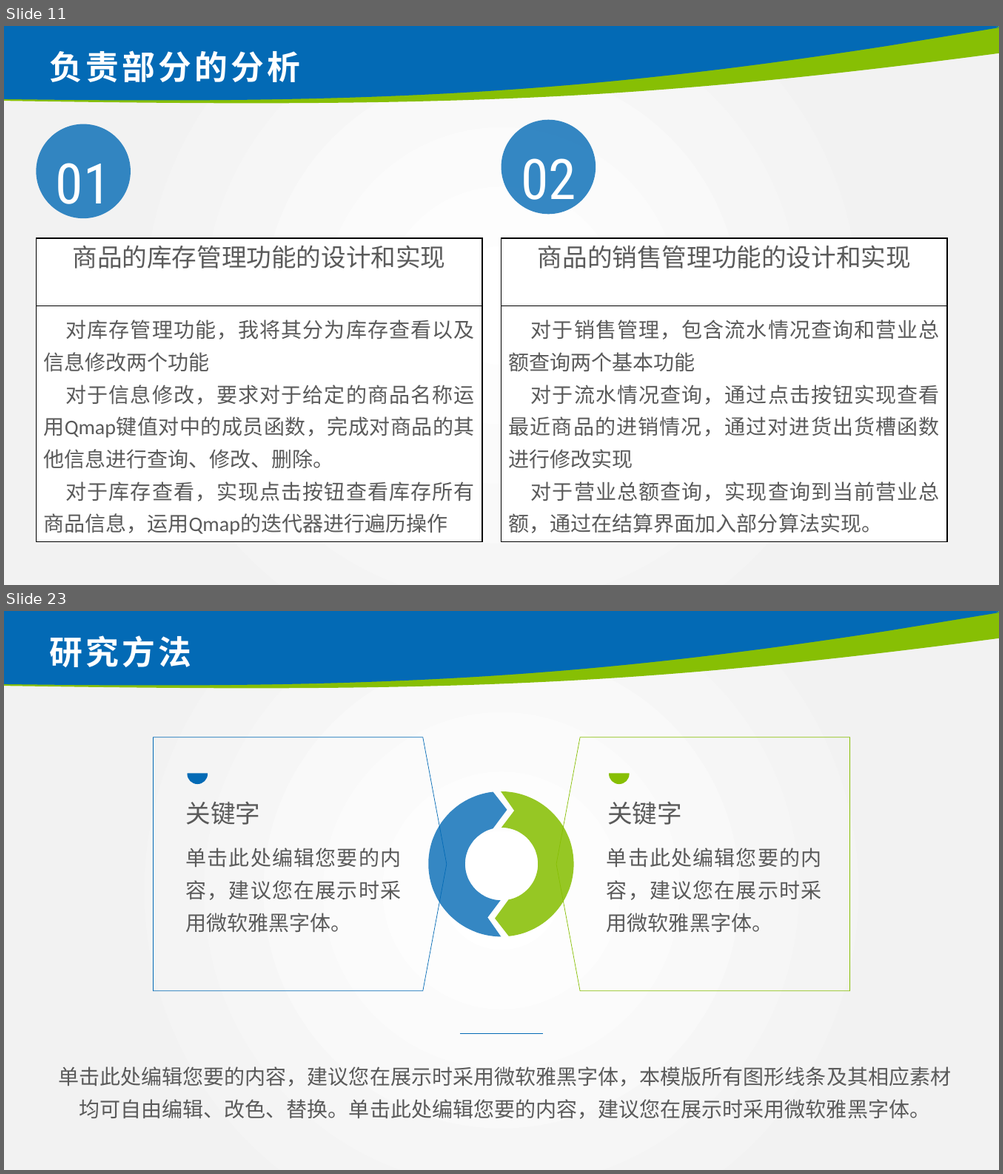
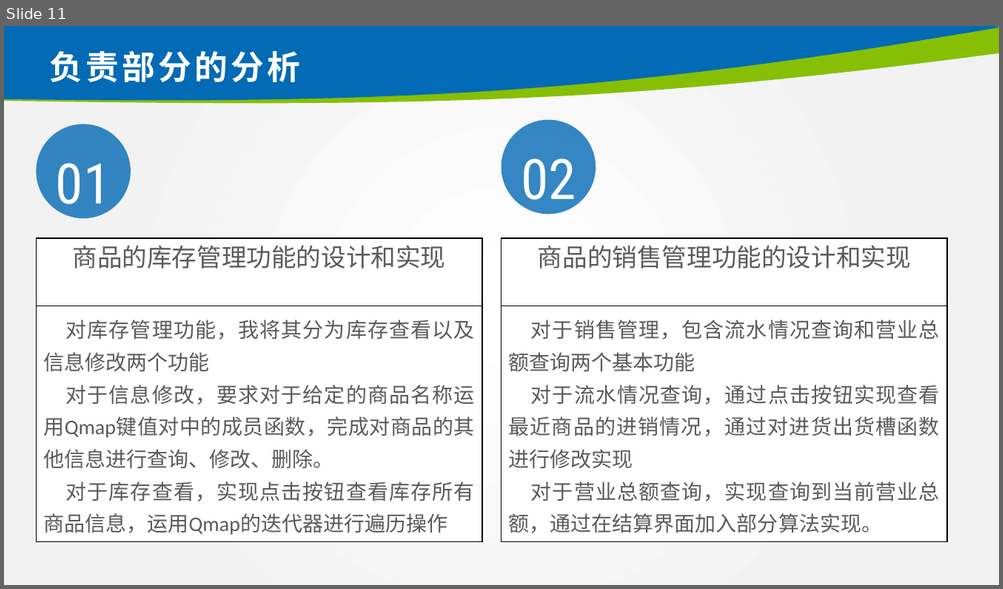
Before and after one commit to CH3OCH3-lio/shop-management, a slide deck: 2019013121_林炅答辩.pptx. Shown one above the other, each under a label of ours: slides 11 and 23 before the commit, slide 11 after it; the slides between them are not shown. The pictures are 1003x1174 and 1003x589 pixels, drawn with LibreOffice and Linux fonts; fonts in the diff are those of the drawing; background and template pictures are left out. Boxes give left, top, right and bottom in pixels: in the first picture for what was removed or moved away, otherwise in the second. Text is boxed around its words. In the diff, an @@ line names an element or a change of style, - is before the commit and + after.

```diff
--- a/2019013121_林炅答辩.pptx
+++ b/2019013121_林炅答辩.pptx
@@ slide 23 removed at box(4, 611, 999, 1170), background picture (left out); not listed: 2 template elements that a slide beside it also shows @@
@@ title removed at box(49, 635, 191, 667) @@
-研究方法
@@ pentagon arrow removed at box(153, 737, 447, 991) @@
@@ pentagon arrow removed at box(556, 737, 849, 991) @@
@@ freeform shape removed at box(188, 774, 208, 784) @@
@@ freeform shape removed at box(609, 774, 629, 784) @@
@@ text removed at box(186, 801, 261, 825) @@
-关键字
@@ freeform shape removed at box(429, 792, 507, 937) @@
@@ freeform shape removed at box(495, 792, 574, 937) @@
@@ text removed at box(607, 801, 682, 825) @@
-关键字
@@ text removed at box(186, 848, 401, 932) @@
-单击此处编辑您要的内容，建议您在展示时采用微软雅黑字体。
@@ text removed at box(606, 848, 822, 932) @@
-单击此处编辑您要的内容，建议您在展示时采用微软雅黑字体。
@@ line removed from (460, 1034) to (543, 1034) @@
@@ text removed at box(58, 1067, 950, 1119) @@
-单击此处编辑您要的内容，建议您在展示时采用微软雅黑字体，本模版所有图形线条及其相应素材均可自由编辑、改色、替换。单击此处编辑您要的内容，建议您在展示时采用微软雅黑字体。
```
Also in this commit, not shown: 2 slides changed, 9 slides added, 20 other slides removed, 2 other files.
